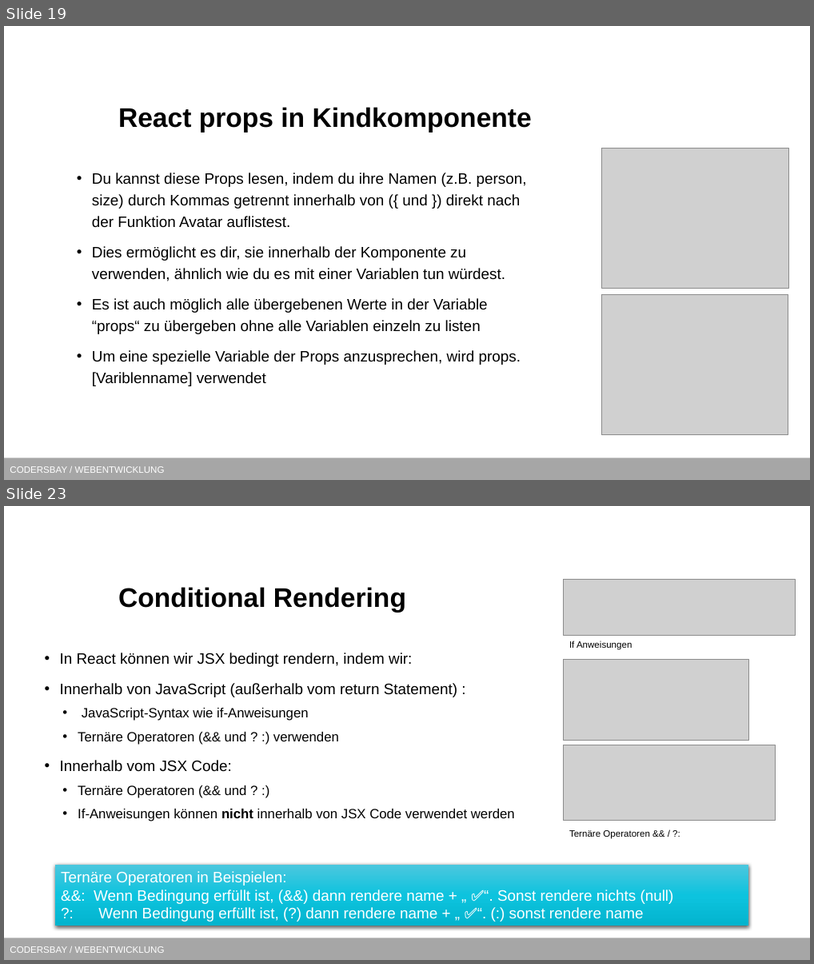
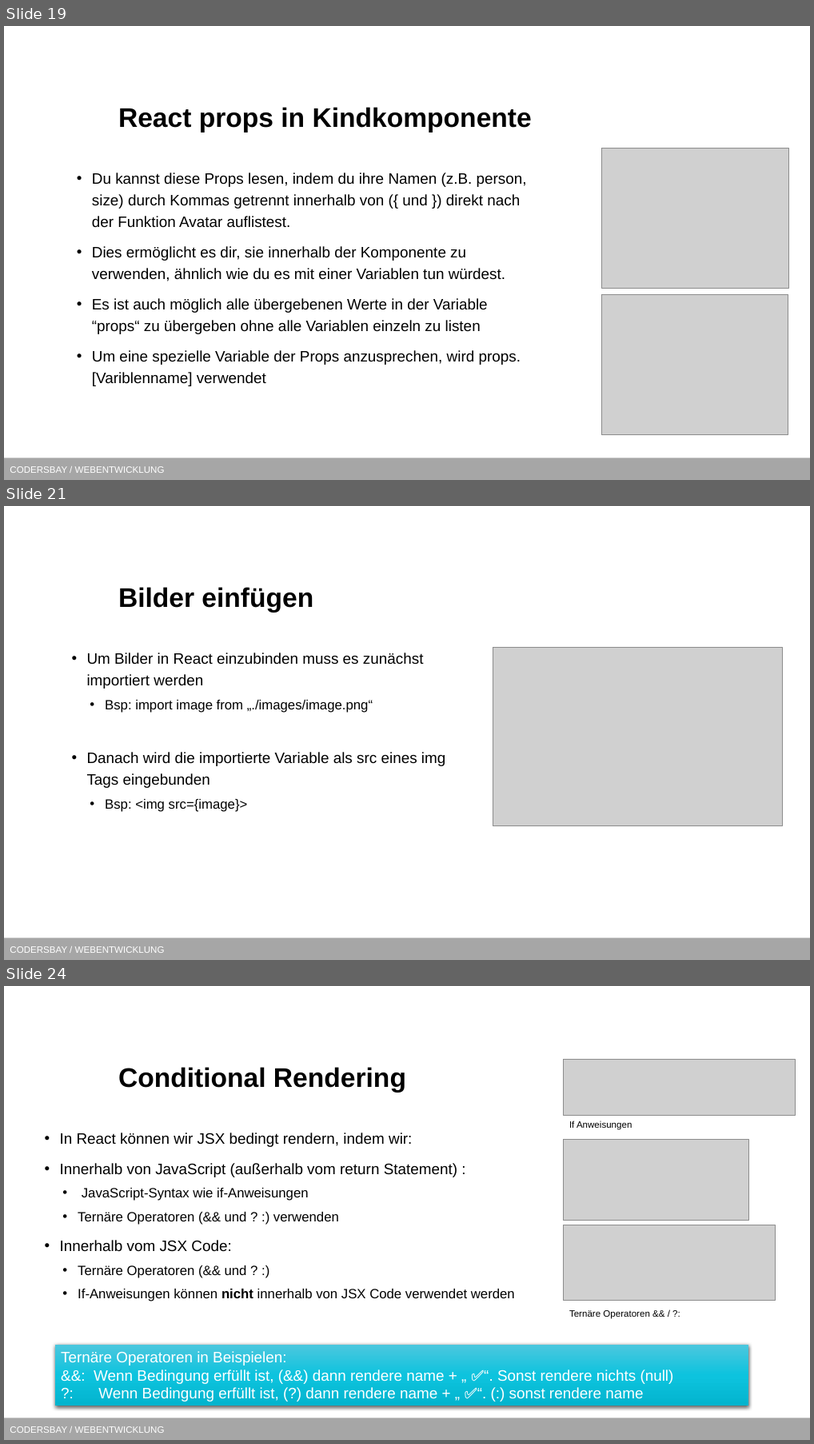
Before and after one commit to kodo89/Webentwicklung_23_24, a slide deck: 9. React/React.pptx. Shown one above the other, each under a label of ours: slides 19 and 23 before the commit, slides 19, 21 and 24 after it; the slides between them are not shown. The pictures are 814x964 and 814x1444 pixels, drawn with LibreOffice and Linux fonts; fonts in the diff are those of the drawing; grey boxes stand for pictures; background and template pictures are left out. Boxes give left, top, right and bottom in pixels: in the first picture for what was removed or moved away, otherwise in the second. Text is boxed around its words. In the diff, an @@ line names an element or a change of style, - is before the commit and + after.

Commit message:
Bilder einfügen Slide

```diff
--- a/9. React/React.pptx
+++ b/9. React/React.pptx
@@ slide 21 added at <box>4,506,810,960</box>, background #FFFFFF; not listed: 1 template element that a slide beside it also shows @@
@@ title added at <box>118,587,314,612</box>, 32 pt, text #000000, bold @@
+Bilder einfügen
@@ picture added at <box>494,647,783,826</box> @@
@@ text added at <box>87,652,446,812</box>, 18 pt, text #000000 @@
+• Um Bilder in React einzubinden muss es zunächst importiert werden
+  • Bsp: import image from „./images/image.png“
+• Danach wird die importierte Variable als src eines img Tags eingebunden
+  • Bsp: <img src={image}>
@@ what was slide 23 is now slide 24 @@
```
Also in this commit, not shown: 3 slides changed.
